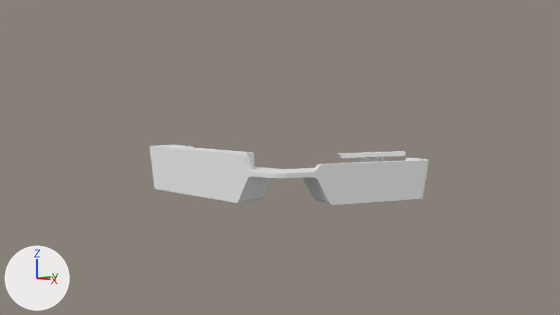
Before and after pictures for a commit that changed the Blender file INB Resources/Raw Assets/Blender/Front Reception Desk.blend.
One viewpoint serves both versions: the file's camera 'Camera'. Arrows for +X, +Y and +Z are at lower left; the lights stay in place.

Objects in the first picture: 'Reseption Desk'.
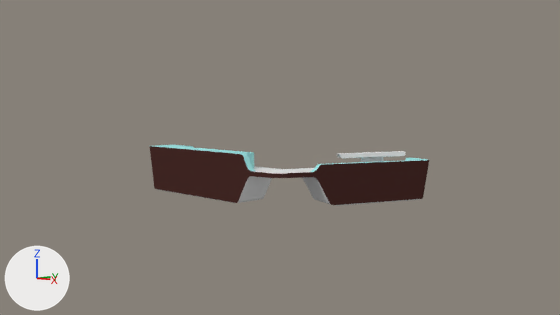
Commit message: Finished all Materials and updated front desk

Where the change shows, as pixel boxes (x1, y1, x2, y2) in the pictures (560 x 315 px):
part 1 of me_cube, recoloured: (420, 160, 429, 199) in both
part 2 of me_cube, recoloured (white to brown): (150, 146, 287, 203) in both
part 3 of me_cube, recoloured (white to brown): (287, 160, 426, 205) in both
part 4 of me_cube, recoloured (white to cyan): (241, 152, 256, 171) in both
part 5 of me_cube, recoloured (white to cyan): (154, 145, 251, 154) in both
part 6 of me_cube, recoloured: (321, 158, 427, 165) in both

Edits to the bpy script that builds the scene:
```text
Add mat_material_006:
    mat_material_006 = diffuse_material('Material.006')
    mat_material_006.base_color = (0.368, 0.8, 0.8)  # cyan #a3e7e7
Add mat_material_005:
    mat_material_005 = diffuse_material('Material.005')
    mat_material_005.base_color = (0.0668, 0.0256, 0.0219)  # brown #492c29
Change me_cube:
    where me_cube.from_pydata(...)  # 304 vertices, 190 faces; spans x -2.78..1.46, y -0.83..1.94, z -3.67..2.17
    used by ob_reseption_desk; location = (0.03, 0.82, 0.49); rotation_euler = (0.0, 0.0, 0.0165), in degrees (0, 0, 0.9); scale = (1.0, 1.0, 0.135)
    me_cube part 1: 10 of the faces centred in x 0.92..1.44, y 1.63..1.88, z -1.69..-1.23 switch from mat_material (white #e7e7e7) to mat_material_005 (brown #492c29)
    me_cube part 2: 5 of the faces centred in x -0.39..0.5, y -0.83..-0.65, z -0.4..0.01 switch from mat_material (white #e7e7e7) to mat_material_005 (brown #492c29)
    me_cube part 3: 1 of the faces centred in x 0.77, y -0.04, z -0.89 switch from mat_material (white #e7e7e7) to mat_material_005 (brown #492c29)
    me_cube part 4: 13 of the faces centred in x -0.36..-0.01, y -0.78..-0.48, z 0.31..2.13 switch from mat_material (white #e7e7e7) to mat_material_006 (cyan #a3e7e7)
    me_cube part 5: 11 of the faces centred in x -2.73..-1.26, y -0.78..-0.28, z 1.13..2.15 switch from mat_material (white #e7e7e7) to mat_material_006 (cyan #a3e7e7)
    me_cube part 6: 2 of the faces centred in x 1.13..1.14, y 1.55..1.77, z 0.7..1.09 switch from mat_material (white #e7e7e7) to mat_material_006 (cyan #a3e7e7)
```
